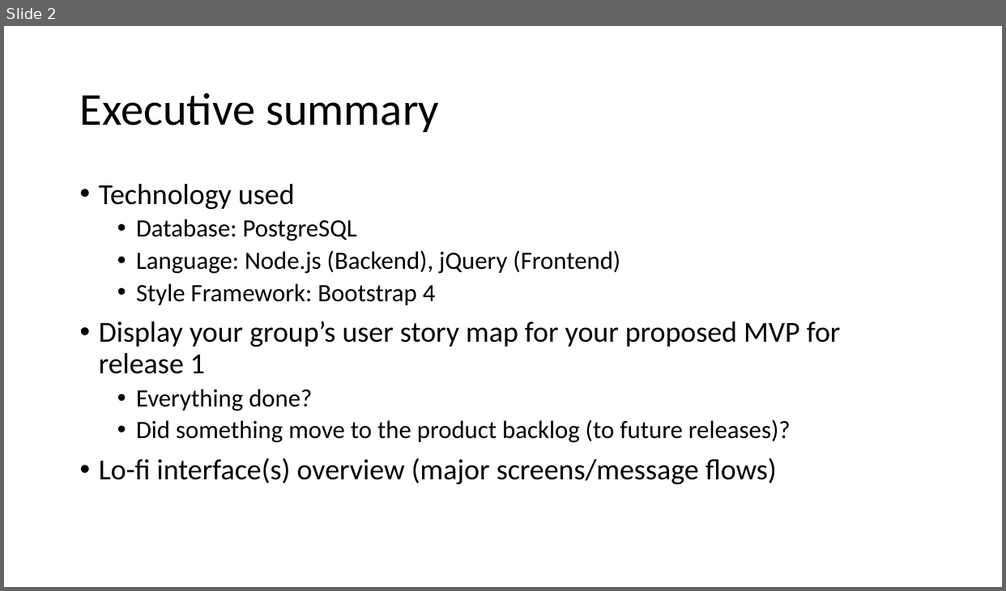
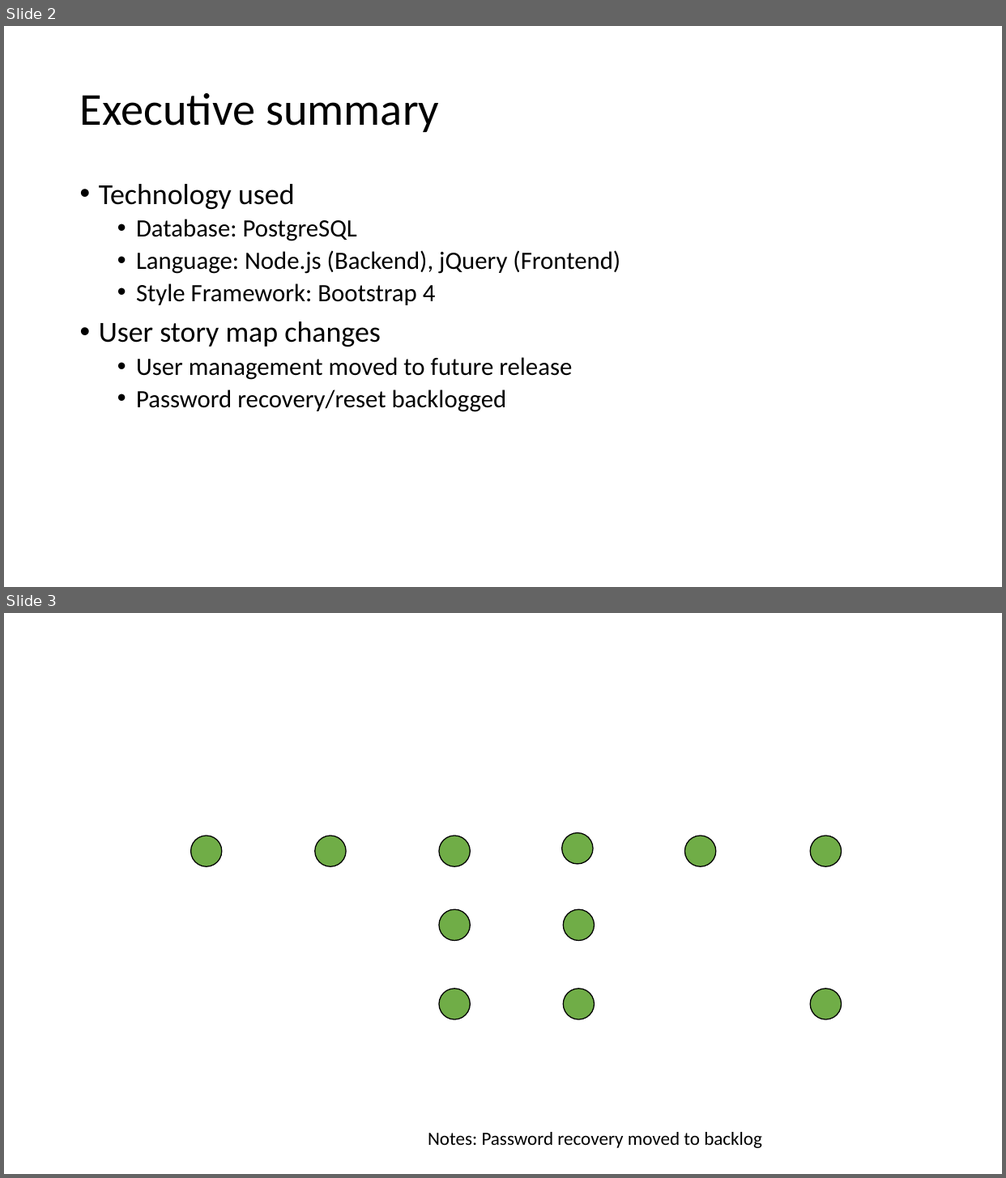
Before and after one commit to Konnie789/ENSE-470, a slide deck: Milestone 6/Milestone 6.ppt. Shown one above the other, each under a label of ours: slide 2 before the commit, slides 2 and 3 after it. The pictures are 1006x591 and 1006x1178 pixels, drawn with LibreOffice and Linux fonts; fonts in the diff are those of the drawing; background and template pictures are left out. Boxes give left, top, right and bottom in pixels: in the first picture for what was removed or moved away, otherwise in the second. Text is boxed around its words. In the diff, an @@ line names an element or a change of style, - is before the commit and + after.

```diff
--- a/Milestone 6/Milestone 6.ppt
+++ b/Milestone 6/Milestone 6.ppt
@@ slide 3 added at box(4, 613, 1002, 1174), background picture (left out) @@
@@ ellipse added at box(191, 836, 222, 867), fill #70AD47, outline #000000 0.99 pt @@
@@ ellipse added at box(314, 836, 345, 867), fill #70AD47, outline #000000 0.99 pt @@
@@ ellipse added at box(439, 836, 469, 867), fill #70AD47, outline #000000 0.99 pt @@
@@ ellipse added at box(561, 833, 592, 863), fill #70AD47, outline #000000 0.99 pt @@
@@ ellipse added at box(684, 836, 715, 867), fill #70AD47, outline #000000 0.99 pt @@
@@ ellipse added at box(810, 836, 841, 867), fill #70AD47, outline #000000 0.99 pt @@
@@ ellipse added at box(439, 909, 469, 940), fill #70AD47, outline #000000 0.99 pt @@
@@ ellipse added at box(563, 909, 594, 940), fill #70AD47, outline #000000 0.99 pt @@
@@ ellipse added at box(439, 989, 469, 1019), fill #70AD47, outline #000000 0.99 pt @@
@@ ellipse added at box(563, 989, 594, 1019), fill #70AD47, outline #000000 0.99 pt @@
@@ ellipse added at box(810, 989, 841, 1019), fill #70AD47, outline #000000 0.99 pt @@
@@ text added at box(428, 1132, 762, 1148), 18 pt, text #000000 @@
+  Notes: Password recovery moved to backlog
@@ slide 2 changed as well @@
@@ text at box(99, 322, 572, 412): text changed; size 28 to 24 pt @@
-• Display your group’s user story map for your proposed MVP for release 1
-  • Everything done?
-  • Did something move to the product backlog (to future releases)?
-• Lo-fi interface(s) overview (major screens/message flows)
+• User story map changes
+  • User management moved to future release
+  • Password recovery/reset backlogged
```
Also in this commit, not shown: 2 other slides changed, 4 other slides added, 1 slide removed.
